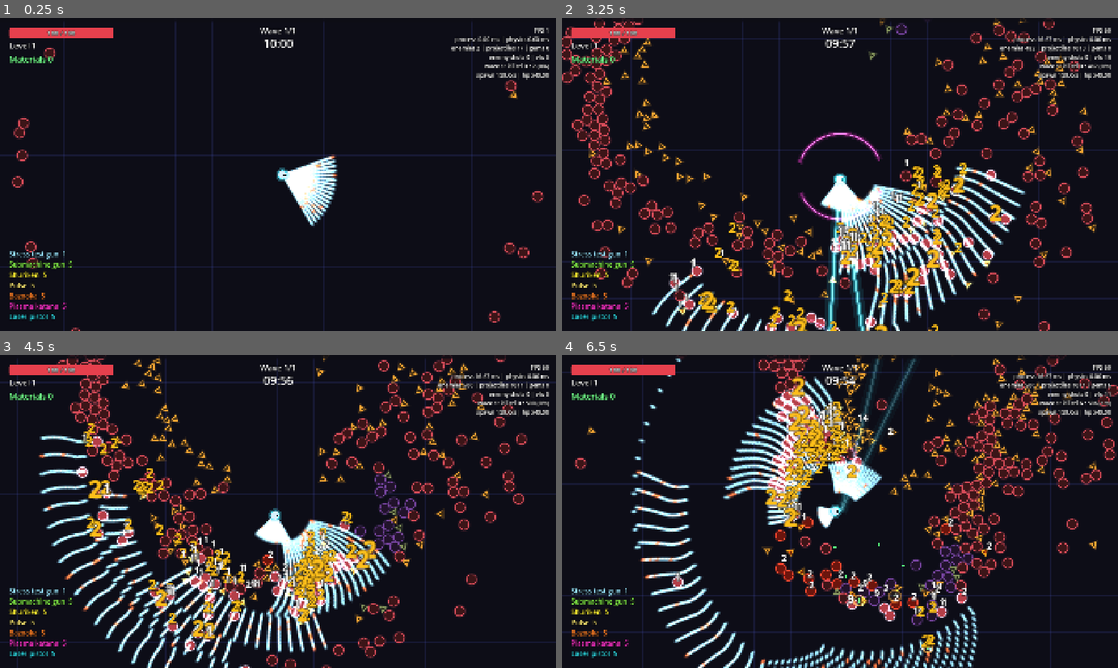
Above: before the commit, frames 1-4 (two rows, left to right).
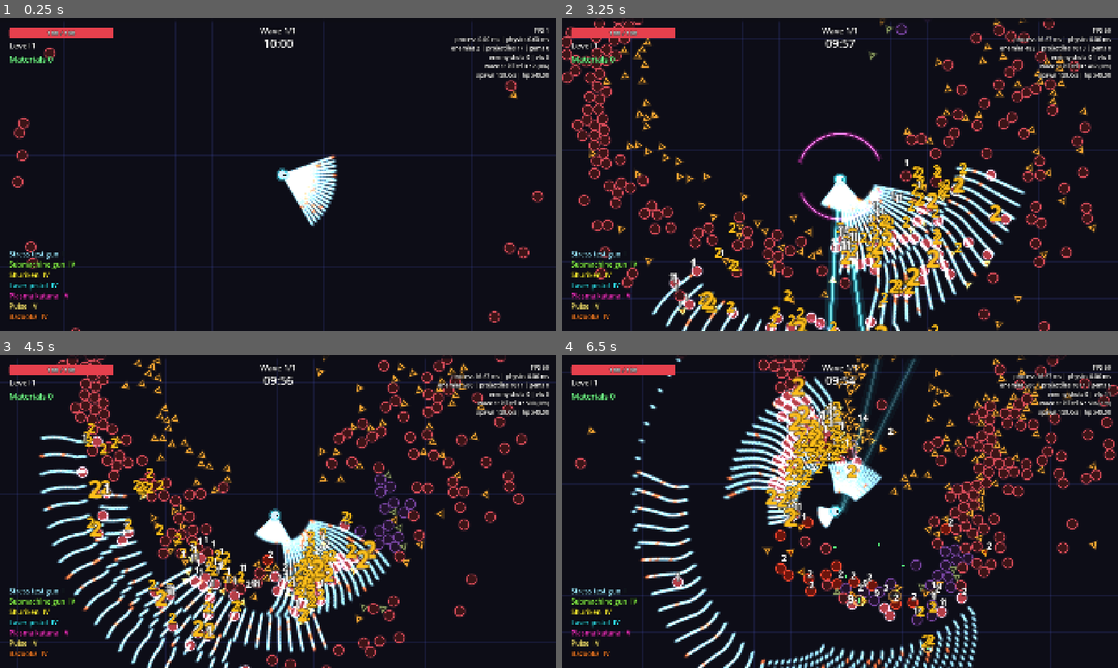
Above: after the commit, the same moments.

Repository: Mowgli2000/survivor-game
Game: Godot game, scene res://src/debug/stress_test.tscn
Two runs of this game, one before a commit and one after it. Both use one fixed random seed, a clock stepped at 60 frames per second and the inputs below. This scene is started directly instead of the project's main scene.
Inputs (mouse positions are in pixels of both pictures, inside the frame that each line leads up to):
- Up to frame 1 (0.25 s): no input
- Up to frame 2 (3.25 s): tap Enter at 0.5 s; move the mouse to (962, 158) at 0.52 s; hold D (move_right) 0.53-1.25 s; hold Shift 0.53-1.25 s; click (962, 158) at 0.67 s; drag from (728, 190) to (812, 237) at 1.27 s; move the mouse to (895, 105) at 2.02 s; hold D (move_right) 2.03-2.75 s; tap Ctrl at 2.1 s; drag from (812, 237) to (673, 127) at 2.77 s
- Up to frame 3 (4.5 s): move the mouse to (444, 558) at 3.52 s; hold A (move_left) 3.53-4.25 s; tap Alt at 3.6 s; drag from (111, 464) to (194, 433) at 4.27 s
- Up to frame 4 (6.5 s): move the mouse to (867, 511) at 5.02 s; hold S (move_down) 5.03-5.75 s; hold Shift 5.03-5.75 s; click (867, 511) at 5.17 s; drag from (756, 433) to (728, 527) at 5.77 s

The runs differ from the first frame. In frame 1, 0.5% of the frame differs, in the area x 1-14%, y 74-97%; in frame 2, 0.7%, in the area x 1-99%, y 11-100%; in frame 3, 0.5%; in frame 4, 0.6%.

Commit message:
feat: weapon tiers I-IV, duplicate weapons and merging; level-up gives stats only
Co-Authored-By: Claude Opus 5.5 <noreply@anthropic.com>

Diff:
--- a/data/weapons/bazooka.tres
+++ b/data/weapons/bazooka.tres
@@ -17,16 +17,13 @@
 [sub_resource type="Resource" id="Resource_l2"]
 script = ExtResource("3_level")
 damage_percent = 0.25
+area_percent = 0.25
 
 [sub_resource type="Resource" id="Resource_l3"]
 script = ExtResource("3_level")
-area_percent = 0.25
+projectile_count = 1
 
 [sub_resource type="Resource" id="Resource_l4"]
-script = ExtResource("3_level")
-projectile_count = 1
-
-[sub_resource type="Resource" id="Resource_l5"]
 script = ExtResource("3_level")
 damage_percent = 0.3
 fire_rate_percent = 0.2
@@ -37,7 +34,8 @@
 name_key = "WEAPON_BAZOOKA"
 description_key = "WEAPON_BAZOOKA_DESC"
 behavior = SubResource("Resource_behavior")
-levels = Array[ExtResource("3_level")]([SubResource("Resource_l2"), SubResource("Resource_l3"), SubResource("Resource_l4"), SubResource("Resource_l5")])
+levels = Array[ExtResource("3_level")]([SubResource("Resource_l2"), SubResource("Resource_l3"), SubResource("Resource_l4")])
+base_price = 25
 base_damage = 22.0
 cooldown = 2.2
 attack_range = 600.0
--- a/data/weapons/katana.tres
+++ b/data/weapons/katana.tres
@@ -17,16 +17,13 @@
 [sub_resource type="Resource" id="Resource_l2"]
 script = ExtResource("3_level")
 damage_percent = 0.25
+area_percent = 0.2
 
 [sub_resource type="Resource" id="Resource_l3"]
 script = ExtResource("3_level")
-area_percent = 0.2
+projectile_count = 1
 
 [sub_resource type="Resource" id="Resource_l4"]
-script = ExtResource("3_level")
-projectile_count = 1
-
-[sub_resource type="Resource" id="Resource_l5"]
 script = ExtResource("3_level")
 damage_percent = 0.25
 fire_rate_percent = 0.2
@@ -37,7 +34,8 @@
 name_key = "WEAPON_KATANA"
 description_key = "WEAPON_KATANA_DESC"
 behavior = SubResource("Resource_behavior")
-levels = Array[ExtResource("3_level")]([SubResource("Resource_l2"), SubResource("Resource_l3"), SubResource("Resource_l4"), SubResource("Resource_l5")])
+levels = Array[ExtResource("3_level")]([SubResource("Resource_l2"), SubResource("Resource_l3"), SubResource("Resource_l4")])
+base_price = 20
 base_damage = 14.0
 cooldown = 1.1
 attack_range = 210.0
--- a/data/weapons/laser_pistol.tres
+++ b/data/weapons/laser_pistol.tres
@@ -23,12 +23,9 @@
 [sub_resource type="Resource" id="Resource_l3"]
 script = ExtResource("3_level")
 projectile_count = 1
+fire_rate_percent = 0.25
 
 [sub_resource type="Resource" id="Resource_l4"]
-script = ExtResource("3_level")
-fire_rate_percent = 0.25
-
-[sub_resource type="Resource" id="Resource_l5"]
 script = ExtResource("3_level")
 damage_percent = 0.3
 area_percent = 0.4
@@ -39,7 +36,8 @@
 name_key = "WEAPON_LASER_PISTOL"
 description_key = "WEAPON_LASER_PISTOL_DESC"
 behavior = SubResource("Resource_behavior")
-levels = Array[ExtResource("3_level")]([SubResource("Resource_l2"), SubResource("Resource_l3"), SubResource("Resource_l4"), SubResource("Resource_l5")])
+levels = Array[ExtResource("3_level")]([SubResource("Resource_l2"), SubResource("Resource_l3"), SubResource("Resource_l4")])
+base_price = 18
 base_damage = 9.0
 cooldown = 1.0
 attack_range = 650.0
--- a/data/weapons/pulse.tres
+++ b/data/weapons/pulse.tres
@@ -14,12 +14,9 @@
 [sub_resource type="Resource" id="Resource_l3"]
 script = ExtResource("3_level")
 damage_percent = 0.25
+fire_rate_percent = 0.2
 
 [sub_resource type="Resource" id="Resource_l4"]
-script = ExtResource("3_level")
-fire_rate_percent = 0.2
-
-[sub_resource type="Resource" id="Resource_l5"]
 script = ExtResource("3_level")
 projectile_count = 1
 pierce = 1
@@ -30,7 +27,8 @@
 name_key = "WEAPON_PULSE"
 description_key = "WEAPON_PULSE_DESC"
 behavior = SubResource("Resource_behavior")
-levels = Array[ExtResource("3_level")]([SubResource("Resource_l2"), SubResource("Resource_l3"), SubResource("Resource_l4"), SubResource("Resource_l5")])
+levels = Array[ExtResource("3_level")]([SubResource("Resource_l2"), SubResource("Resource_l3"), SubResource("Resource_l4")])
+base_price = 15
 base_damage = 6.0
 cooldown = 0.6
 attack_range = 520.0
--- a/data/weapons/shuriken.tres
+++ b/data/weapons/shuriken.tres
@@ -14,12 +14,9 @@
 [sub_resource type="Resource" id="Resource_l3"]
 script = ExtResource("3_level")
 projectile_count = 1
+damage_percent = 0.25
 
 [sub_resource type="Resource" id="Resource_l4"]
-script = ExtResource("3_level")
-damage_percent = 0.25
-
-[sub_resource type="Resource" id="Resource_l5"]
 script = ExtResource("3_level")
 bounces = 2
 
@@ -29,7 +26,8 @@
 name_key = "WEAPON_SHURIKEN"
 description_key = "WEAPON_SHURIKEN_DESC"
 behavior = SubResource("Resource_behavior")
-levels = Array[ExtResource("3_level")]([SubResource("Resource_l2"), SubResource("Resource_l3"), SubResource("Resource_l4"), SubResource("Resource_l5")])
+levels = Array[ExtResource("3_level")]([SubResource("Resource_l2"), SubResource("Resource_l3"), SubResource("Resource_l4")])
+base_price = 18
 base_damage = 7.0
 cooldown = 0.9
 attack_range = 450.0
--- a/data/weapons/smg.tres
+++ b/data/weapons/smg.tres
@@ -14,12 +14,9 @@
 [sub_resource type="Resource" id="Resource_l3"]
 script = ExtResource("3_level")
 damage_percent = 0.2
+pierce = 1
 
 [sub_resource type="Resource" id="Resource_l4"]
-script = ExtResource("3_level")
-pierce = 1
-
-[sub_resource type="Resource" id="Resource_l5"]
 script = ExtResource("3_level")
 fire_rate_percent = 0.3
 
@@ -29,7 +26,8 @@
 name_key = "WEAPON_SMG"
 description_key = "WEAPON_SMG_DESC"
 behavior = SubResource("Resource_behavior")
-levels = Array[ExtResource("3_level")]([SubResource("Resource_l2"), SubResource("Resource_l3"), SubResource("Resource_l4"), SubResource("Resource_l5")])
+levels = Array[ExtResource("3_level")]([SubResource("Resource_l2"), SubResource("Resource_l3"), SubResource("Resource_l4")])
+base_price = 20
 base_damage = 3.0
 cooldown = 0.12
 attack_range = 480.0
--- /dev/null
+++ b/src/core/tiers.gd
@@ -0,0 +1,22 @@
+class_name Tiers
+## Rarity tiers shared by weapons, items, shop slots and level-up cards
+## (Brotato-style I..IV). Tier numbers are 1-based.
+
+const COUNT := 4
+const COLORS: Array[Color] = [
+	Color(0.78, 0.8, 0.86),   # I   grey
+	Color(0.35, 0.65, 1.0),   # II  blue
+	Color(0.75, 0.4, 1.0),    # III purple
+	Color(1.0, 0.3, 0.35),    # IV  red
+]
+const ROMAN: Array[String] = ["I", "II", "III", "IV"]
+## Level-up bonus multiplier per tier.
+const UPGRADE_SCALE: Array[float] = [1.0, 1.6, 2.4, 3.2]
+
+
+static func color(tier: int) -> Color:
+	return COLORS[clampi(tier, 1, COUNT) - 1]
+
+
+static func roman(tier: int) -> String:
+	return ROMAN[clampi(tier, 1, COUNT) - 1]
--- a/src/progression/progression.gd
+++ b/src/progression/progression.gd
@@ -33,30 +33,15 @@
 	xp_changed.emit(xp, xp_needed())
 
 
-## Draws `count` distinct offers among: stat upgrades (weight = UpgradeData.weight),
-## next level of each owned weapon below its max (weight = weapon_level_weight),
-## and weapons not owned yet if a slot is free (weight = new_weapon_weight).
-## `owned` maps WeaponData -> current level.
-func roll_offers(stat_pool: Array[UpgradeData], weapon_pool: Array[WeaponData], owned: Dictionary,
-		free_slots: int, count: int, rng: RandomNumberGenerator,
-		new_weapon_weight: float = 1.0, weapon_level_weight: float = 1.5) -> Array[UpgradeOffer]:
-	var candidates: Array[UpgradeOffer] = []
+## Draws `count` distinct stat upgrades (weight = UpgradeData.weight).
+func roll_offers(stat_pool: Array[UpgradeData], count: int,
+		rng: RandomNumberGenerator) -> Array[UpgradeOffer]:
 	var weights := PackedFloat32Array()
 	for upgrade in stat_pool:
-		candidates.append(UpgradeOffer.for_stat(upgrade))
 		weights.append(upgrade.weight)
-	for weapon in weapon_pool:
-		if owned.has(weapon):
-			var level: int = owned[weapon]
-			if level < weapon.max_level():
-				candidates.append(UpgradeOffer.for_weapon_level(weapon, level + 1))
-				weights.append(weapon_level_weight)
-		elif free_slots > 0:
-			candidates.append(UpgradeOffer.for_new_weapon(weapon))
-			weights.append(new_weapon_weight)
 	var result: Array[UpgradeOffer] = []
 	for index in WeightedPicker.pick_distinct(weights, count, rng):
-		result.append(candidates[index])
+		result.append(UpgradeOffer.for_stat(stat_pool[index]))
 	return result
 
 
--- a/src/progression/upgrade_offer.gd
+++ b/src/progression/upgrade_offer.gd
@@ -1,35 +1,11 @@
 class_name UpgradeOffer
 extends RefCounted
-## One card of the level-up screen: a stat upgrade, a new weapon, or the next
-## level of an owned weapon.
+## One card of the level-up screen: a stat upgrade.
 
-enum Kind { STAT, NEW_WEAPON, WEAPON_LEVEL }
-
-var kind: Kind
 var upgrade: UpgradeData
-var weapon: WeaponData
-## Level of the weapon after choosing this offer (1 for a new weapon).
-var level: int = 1
 
 
 static func for_stat(p_upgrade: UpgradeData) -> UpgradeOffer:
 	var offer := UpgradeOffer.new()
-	offer.kind = Kind.STAT
 	offer.upgrade = p_upgrade
 	return offer
-
-
-static func for_new_weapon(p_weapon: WeaponData) -> UpgradeOffer:
-	var offer := UpgradeOffer.new()
-	offer.kind = Kind.NEW_WEAPON
-	offer.weapon = p_weapon
-	offer.level = 1
-	return offer
-
-
-static func for_weapon_level(p_weapon: WeaponData, p_level: int) -> UpgradeOffer:
-	var offer := UpgradeOffer.new()
-	offer.kind = Kind.WEAPON_LEVEL
-	offer.weapon = p_weapon
-	offer.level = p_level
-	return offer
--- a/src/run/run.gd
+++ b/src/run/run.gd
@@ -40,7 +40,6 @@
 var game_over_screen: GameOverScreen
 
 var _upgrade_pool: Array[UpgradeData] = []
-var _weapon_pool: Array[WeaponData] = []
 
 
 func _ready() -> void:
@@ -54,7 +53,6 @@
 	state = RunState.new(seed_override if seed_override >= 0 else randi())
 	progression = Progression.new(config.xp_base, config.xp_exponent)
 	_upgrade_pool.assign(ContentDB.get_all(&"upgrades"))
-	_weapon_pool.assign(ContentDB.get_all(&"weapons"))
 
 	var arena := Arena.new()
 	arena.setup(arena_rect)
@@ -95,7 +93,8 @@
 	add_child(enemy_projectiles)
 	add_child(vfx)
 	add_child(damage_numbers)
-	player.weapons.setup(WeaponContext.new(player, player.stats, enemies, projectiles, state.rng, vfx))
+	player.weapons.setup(WeaponContext.new(player, player.stats, enemies, projectiles, state.rng, vfx),
+		config.max_weapon_slots)
 	if config.character.starting_weapon != null:
 		player.weapons.add_weapon(config.character.starting_weapon)
 
@@ -189,10 +188,7 @@
 	if progression.pending_level_ups <= 0:
 		_on_level_ups_resolved()
 		return
-	var weapons := player.weapons
-	var offers := progression.roll_offers(_upgrade_pool, _weapon_pool, weapons.owned_levels(),
-		config.max_weapon_slots - weapons.slot_count(), config.upgrade_choices, state.rng,
-		config.new_weapon_weight, config.weapon_level_weight)
+	var offers := progression.roll_offers(_upgrade_pool, config.upgrade_choices, state.rng)
 	if offers.is_empty():
 		progression.pending_level_ups = 0
 		_on_level_ups_resolved()
@@ -204,15 +200,7 @@
 
 
 func _apply_offer(offer: UpgradeOffer) -> void:
-	match offer.kind:
-		UpgradeOffer.Kind.STAT:
-			progression.apply_upgrade(offer.upgrade, player.stats)
-		UpgradeOffer.Kind.NEW_WEAPON:
-			player.weapons.add_weapon(offer.weapon)
-			progression.consume_level_up()
-		UpgradeOffer.Kind.WEAPON_LEVEL:
-			player.weapons.level_up(offer.weapon)
-			progression.consume_level_up()
+	progression.apply_upgrade(offer.upgrade, player.stats)
 	_resolve_level_ups()
 
 
--- a/src/run/run_config.gd
+++ b/src/run/run_config.gd
@@ -17,7 +17,3 @@
 
 @export_group("Weapons")
 @export var max_weapon_slots: int = 6
-## Relative weight of a "new weapon" card (a stat upgrade is usually 1.0).
-@export var new_weapon_weight: float = 1.0
-## Relative weight of a "next weapon level" card.
-@export var weapon_level_weight: float = 1.5
--- a/src/ui/hud/hud.gd
+++ b/src/ui/hud/hud.gd
@@ -41,7 +41,7 @@
 		child.queue_free()
 	for slot in _weapons.get_slots():
 		var label := _make_label(24)
-		label.text = "%s  %d" % [tr(slot.data.name_key), slot.level]
+		label.text = "%s  %s" % [tr(slot.data.name_key), Tiers.roman(slot.level)]
 		label.add_theme_color_override("font_color", slot.data.color)
 		_weapons_box.add_child(label)
 
--- a/src/ui/level_up/level_up_screen.gd
+++ b/src/ui/level_up/level_up_screen.gd
@@ -1,8 +1,7 @@
 class_name LevelUpScreen
 extends CanvasLayer
-## Shown while the game is paused: one neon card per offer (stat upgrade, new
-## weapon, weapon level). Keyboard/gamepad navigable; emits `offer_chosen` and
-## lets run.gd apply it.
+## Shown while the game is paused: one neon card per offer (stat upgrade).
+## Keyboard/gamepad navigable; emits `offer_chosen` and lets run.gd apply it.
 
 signal offer_chosen(offer: UpgradeOffer)
 
@@ -80,18 +79,8 @@
 
 ## Card texts: [tag, title, description].
 static func describe_offer(offer: UpgradeOffer) -> PackedStringArray:
-	match offer.kind:
-		UpgradeOffer.Kind.NEW_WEAPON:
-			return PackedStringArray([TranslationServer.translate("UI_NEW_WEAPON"),
-				TranslationServer.translate(offer.weapon.name_key),
-				TranslationServer.translate(offer.weapon.description_key)])
-		UpgradeOffer.Kind.WEAPON_LEVEL:
-			return PackedStringArray(["%s %d" % [TranslationServer.translate("UI_LEVEL"), offer.level],
-				TranslationServer.translate(offer.weapon.name_key),
-				describe_weapon_level(offer.weapon.levels[offer.level - 2])])
-		_:
-			return PackedStringArray([TranslationServer.translate("UI_STAT_UPGRADE"),
-				TranslationServer.translate(offer.upgrade.name_key), describe(offer.upgrade)])
+	return PackedStringArray([TranslationServer.translate("UI_STAT_UPGRADE"),
+		TranslationServer.translate(offer.upgrade.name_key), describe(offer.upgrade)])
 
 
 static func describe(upgrade: UpgradeData) -> String:
@@ -135,7 +124,7 @@
 
 
 func _make_card(offer: UpgradeOffer) -> Button:
-	var accent := STAT_ACCENT if offer.weapon == null else offer.weapon.color
+	var accent := STAT_ACCENT
 	var texts := describe_offer(offer)
 
 	var button := Button.new()
--- a/src/weapons/weapon_data.gd
+++ b/src/weapons/weapon_data.gd
@@ -1,15 +1,17 @@
 class_name WeaponData
 extends Resource
 ## Definition of a weapon. Instances live in data/weapons/.
-## The behavior decides how the weapon attacks; the values below are its level 1
+## The behavior decides how the weapon attacks; the values below are its tier I
 ## tuning, and `levels` describes what each following level adds.
 
 @export var id: StringName
 @export var name_key: String
 @export var description_key: String
 @export var behavior: WeaponBehavior
-## levels[0] = what level 2 adds, levels[1] = level 3, etc.
+## Tiers II..IV: levels[0] = what tier II adds, levels[1] = tier III, levels[2] = tier IV.
 @export var levels: Array[WeaponLevel] = []
+## Shop price of the tier I weapon (higher tiers: ShopConfig.weapon_tier_price).
+@export var base_price: int = 15
 
 @export_group("Stats")
 @export var base_damage: float = 5.0
--- a/src/weapons/weapon_holder.gd
+++ b/src/weapons/weapon_holder.gd
@@ -1,43 +1,84 @@
 class_name WeaponHolder
 extends Node
 ## Owns the weapons of a character and fires them when their cooldown is ready.
+## Duplicates are allowed (one slot each). Two identical weapons of the same
+## level (tier) merge into one of the next level, Brotato-style.
 
 signal weapons_changed
+
+## Slot limit read by is_full(); the shop enforces it, debug tools may go above.
+var max_slots: int = 6
 
 var _ctx: WeaponContext
 var _slots: Array[WeaponSlot] = []
 
 
-func setup(ctx: WeaponContext) -> void:
+func setup(ctx: WeaponContext, p_max_slots: int = 6) -> void:
 	_ctx = ctx
+	max_slots = p_max_slots
 
 
-## Adds a weapon (or returns the existing slot if it is already owned).
+## Always adds a new slot, even if the same weapon is already owned.
 func add_weapon(data: WeaponData, level: int = 1) -> WeaponSlot:
-	var existing := get_slot(data)
-	if existing != null:
-		return existing
 	var slot := WeaponSlot.new(data, level)
 	_slots.append(slot)
 	weapons_changed.emit()
 	return slot
 
 
-## Returns false if the weapon is not owned or already at its max level.
-func level_up(data: WeaponData) -> bool:
-	var slot := get_slot(data)
-	if slot == null or slot.is_max_level():
+func remove_weapon(index: int) -> void:
+	if index < 0 or index >= _slots.size():
+		return
+	_slots.remove_at(index)
+	weapons_changed.emit()
+
+
+func is_full() -> bool:
+	return _slots.size() >= max_slots
+
+
+## Index of a slot holding `data` at `level` that can still go up a level, or -1.
+func find_slot(data: WeaponData, level: int) -> int:
+	for i in _slots.size():
+		var slot := _slots[i]
+		if slot.data == data and slot.level == level and not slot.is_max_level():
+			return i
+	return -1
+
+
+## Index of another slot that can merge with slot `index`, or -1.
+func find_merge_partner(index: int) -> int:
+	if index < 0 or index >= _slots.size():
+		return -1
+	var slot := _slots[index]
+	if slot.is_max_level():
+		return -1
+	for i in _slots.size():
+		if i != index and _slots[i].data == slot.data and _slots[i].level == slot.level:
+			return i
+	return -1
+
+
+## Slot `index` goes up one level and its partner is removed.
+func merge(index: int) -> bool:
+	var partner := find_merge_partner(index)
+	if partner < 0:
 		return false
+	var slot := _slots[index]
 	slot.set_level(slot.level + 1)
+	_slots.remove_at(partner)
 	weapons_changed.emit()
 	return true
 
 
-func get_slot(data: WeaponData) -> WeaponSlot:
-	for slot in _slots:
-		if slot.data == data:
-			return slot
-	return null
+## One level up for slot `index` (buying an identical weapon while full).
+func upgrade_slot(index: int) -> bool:
+	if index < 0 or index >= _slots.size() or _slots[index].is_max_level():
+		return false
+	var slot := _slots[index]
+	slot.set_level(slot.level + 1)
+	weapons_changed.emit()
+	return true
 
 
 func get_slots() -> Array[WeaponSlot]:
@@ -46,14 +87,6 @@
 
 func slot_count() -> int:
 	return _slots.size()
-
-
-## WeaponData -> current level.
-func owned_levels() -> Dictionary:
-	var result := {}
-	for slot in _slots:
-		result[slot.data] = slot.level
-	return result
 
 
 func _physics_process(delta: float) -> void:
--- a/src/weapons/weapon_slot.gd
+++ b/src/weapons/weapon_slot.gd
@@ -1,6 +1,6 @@
 class_name WeaponSlot
 extends RefCounted
-## A weapon owned by the player: definition, level, effective stats, cooldown.
+## A weapon owned by the player: definition, tier (level 1..4), effective stats, cooldown.
 
 var data: WeaponData
 var level: int = 1
--- a/tests/data/test_content.gd
+++ b/tests/data/test_content.gd
@@ -51,7 +51,8 @@
 		assert_gte(weapon.projectile_count, 1)
 		assert_gt(weapon.projectile_lifetime, 0.0)
 		assert_true(_keys.has(weapon.description_key), "%s: missing description key" % weapon.id)
-		assert_gt(weapon.levels.size(), 0, "%s has no levels" % weapon.id)
+		assert_eq(weapon.levels.size(), Tiers.COUNT - 1, "%s: one level entry per tier II..IV" % weapon.id)
+		assert_gt(weapon.base_price, 0, "%s has no price" % weapon.id)
 		for bonus in weapon.levels:
 			assert_not_null(bonus, "%s: empty level entry" % weapon.id)
 		if weapon.behavior is MeleeArcBehavior or weapon.behavior is BeamBehavior:
--- a/tests/smoke/test_run_smoke.gd
+++ b/tests/smoke/test_run_smoke.gd
@@ -93,16 +93,12 @@
 	assert_true(_run.waves.in_wave)
 
 
-func test_level_ups_offer_weapons_and_stats() -> void:
+func test_level_ups_offer_stats_only() -> void:
 	await wait_physics_frames(2)
 	_run.progression.add_xp(5000)
 	await _end_wave()
 	assert_eq(_run.progression.pending_level_ups, 0, "every level-up consumed")
-	var weapon_levels := 0
-	for slot in _run.player.weapons.get_slots():
-		weapon_levels += slot.level
-	assert_gt(weapon_levels, 1, "weapons were gained or levelled up")
-	assert_lte(_run.player.weapons.slot_count(), _run.config.max_weapon_slots)
+	assert_eq(_run.player.weapons.slot_count(), 1, "weapons only come from the shop")
 
 
 func test_wave_end_clears_heals_and_collects() -> void:
--- a/tests/unit/test_progression.gd
+++ b/tests/unit/test_progression.gd
@@ -29,14 +29,6 @@
 	assert_signal_emit_count(p, "leveled_up", 2)
 
 
-func _weapon(id: StringName, level_count: int) -> WeaponData:
-	var weapon := WeaponData.new()
-	weapon.id = id
-	for i in level_count:
-		weapon.levels.append(WeaponLevel.new())
-	return weapon
-
-
 func test_stat_offers_are_distinct_and_limited() -> void:
 	var p := Progression.new(5.0, 1.0)
 	var rng := RandomNumberGenerator.new()
@@ -44,39 +36,12 @@
 	var pool: Array[UpgradeData] = [
 		_upgrade(&"a", StatIds.ARMOR, 1.0), _upgrade(&"b", StatIds.ARMOR, 1.0),
 		_upgrade(&"c", StatIds.ARMOR, 1.0), _upgrade(&"d", StatIds.ARMOR, 1.0)]
-	var no_weapons: Array[WeaponData] = []
-	var offers := p.roll_offers(pool, no_weapons, {}, 6, 3, rng)
+	var offers := p.roll_offers(pool, 3, rng)
 	assert_eq(offers.size(), 3)
 	assert_ne(offers[0].upgrade, offers[1].upgrade)
 	assert_ne(offers[1].upgrade, offers[2].upgrade)
 	var small_pool: Array[UpgradeData] = [pool[0], pool[1]]
-	assert_eq(p.roll_offers(small_pool, no_weapons, {}, 6, 3, rng).size(), 2)
-
-
-func test_weapon_offers_respect_ownership_slots_and_max_level() -> void:
-	var p := Progression.new(5.0, 1.0)
-	var rng := RandomNumberGenerator.new()
-	rng.seed = 9
-	var no_stats: Array[UpgradeData] = []
-	var owned_weapon := _weapon(&"owned", 4)
-	var maxed_weapon := _weapon(&"maxed", 4)
-	var new_weapon := _weapon(&"new", 4)
-	var pool: Array[WeaponData] = [owned_weapon, maxed_weapon, new_weapon]
-	var owned := {owned_weapon: 2, maxed_weapon: 5}
-
-	var offers := p.roll_offers(no_stats, pool, owned, 1, 5, rng)
-	assert_eq(offers.size(), 2, "maxed weapon is never offered")
-	for offer in offers:
-		if offer.weapon == owned_weapon:
-			assert_eq(offer.kind, UpgradeOffer.Kind.WEAPON_LEVEL)
-			assert_eq(offer.level, 3)
-		else:
-			assert_eq(offer.weapon, new_weapon)
-			assert_eq(offer.kind, UpgradeOffer.Kind.NEW_WEAPON)
-
-	var no_slot := p.roll_offers(no_stats, pool, owned, 0, 5, rng)
-	assert_eq(no_slot.size(), 1, "no new weapon when all slots are taken")
-	assert_eq(no_slot[0].weapon, owned_weapon)
+	assert_eq(p.roll_offers(small_pool, 3, rng).size(), 2)
 
 
 func test_apply_upgrade_changes_stats_and_consumes_pending() -> void:
--- a/tests/unit/test_weapons.gd
+++ b/tests/unit/test_weapons.gd
@@ -1,5 +1,5 @@
 extends GutTest
-## Weapon levels, effective stats, weapon holder and level-up card texts.
+## Weapon tiers, effective stats, weapon holder (duplicates, merging) and texts.
 
 
 func _weapon() -> WeaponData:
@@ -45,20 +45,76 @@
 	assert_true(slot.is_max_level())
 
 
-func test_holder_add_and_level_up() -> void:
+
+func _holder() -> WeaponHolder:
 	var holder := WeaponHolder.new()
+	holder.max_slots = 3
 	autofree(holder)
+	return holder
+
+
+func test_holder_allows_duplicates_up_to_full() -> void:
+	var holder := _holder()
 	var data := _weapon()
 	watch_signals(holder)
 	holder.add_weapon(data)
 	holder.add_weapon(data)
-	assert_eq(holder.slot_count(), 1, "same weapon is never added twice")
-	assert_true(holder.level_up(data))
-	assert_true(holder.level_up(data))
-	assert_false(holder.level_up(data), "already at max level")
-	assert_eq(holder.owned_levels()[data], 3)
-	assert_false(holder.level_up(WeaponData.new()), "not owned")
+	assert_eq(holder.slot_count(), 2, "duplicates take their own slot")
+	assert_false(holder.is_full())
+	holder.add_weapon(data)
+	assert_true(holder.is_full())
 	assert_signal_emit_count(holder, "weapons_changed", 3)
+
+
+func test_merge_two_identical_weapons() -> void:
+	var holder := _holder()
+	var data := _weapon()
+	holder.add_weapon(data)
+	holder.add_weapon(_weapon())  # same stats, different definition: never merges
+	holder.add_weapon(data)
+	assert_eq(holder.find_merge_partner(0), 2)
+	assert_eq(holder.find_merge_partner(1), -1)
+	assert_true(holder.merge(0))
+	assert_eq(holder.slot_count(), 2)
+	assert_eq(holder.get_slots()[0].level, 2)
+	assert_false(holder.merge(0), "no partner left")
+
+
+func test_merge_needs_same_level_and_stops_at_max() -> void:
+	var holder := _holder()
+	var data := _weapon()  # max level 3
+	holder.add_weapon(data, 1)
+	holder.add_weapon(data, 2)
+	assert_false(holder.merge(0), "different levels")
+	holder.add_weapon(data, 2)
+	assert_true(holder.merge(1))
+	assert_eq(holder.get_slots()[1].level, 3)
+	holder.add_weapon(data, 3)
+	assert_eq(holder.find_merge_partner(1), -1, "max level never merges")
+
+
+func test_find_slot_upgrade_and_remove() -> void:
+	var holder := _holder()
+	var data := _weapon()
+	holder.add_weapon(data, 1)
+	holder.add_weapon(data, 2)
+	assert_eq(holder.find_slot(data, 2), 1)
+	assert_eq(holder.find_slot(data, 3), -1)
+	assert_true(holder.upgrade_slot(1))
+	assert_eq(holder.get_slots()[1].level, 3)
+	assert_false(holder.upgrade_slot(1), "already max")
+	assert_eq(holder.find_slot(data, 3), -1, "a max level slot cannot be upgraded")
+	holder.remove_weapon(0)
+	assert_eq(holder.slot_count(), 1)
+	holder.remove_weapon(5)  # out of range: ignored
+	assert_eq(holder.slot_count(), 1)
+
+
+func test_tier_names_and_colors() -> void:
+	assert_eq(Tiers.roman(1), "I")
+	assert_eq(Tiers.roman(4), "IV")
+	assert_eq(Tiers.roman(9), "IV", "clamped")
+	assert_ne(Tiers.color(1), Tiers.color(4))
 
 
 func test_weapon_level_card_text() -> void:
@@ -67,14 +123,3 @@
 	bonus.damage_percent = 0.25
 	bonus.projectile_count = 1
 	assert_eq(LevelUpScreen.describe_weapon_level(bonus), "+25% Damage\n+1 Projectiles")
-
-
-func test_offer_card_texts() -> void:
-	TranslationServer.set_locale("en")
-	var katana: WeaponData = ContentDB.get_def(&"weapons", &"katana")
-	var texts := LevelUpScreen.describe_offer(UpgradeOffer.for_new_weapon(katana))
-	assert_eq(texts[0], "New weapon")
-	assert_eq(texts[1], "Plasma katana")
-	var level_texts := LevelUpScreen.describe_offer(UpgradeOffer.for_weapon_level(katana, 2))
-	assert_eq(level_texts[0], "Level 2")
-	assert_eq(level_texts[2], "+25% Damage")
Not shown, added: src/core/tiers.gd.uid
Not shown, added: tests/unit/test_wallet.gd.uid
